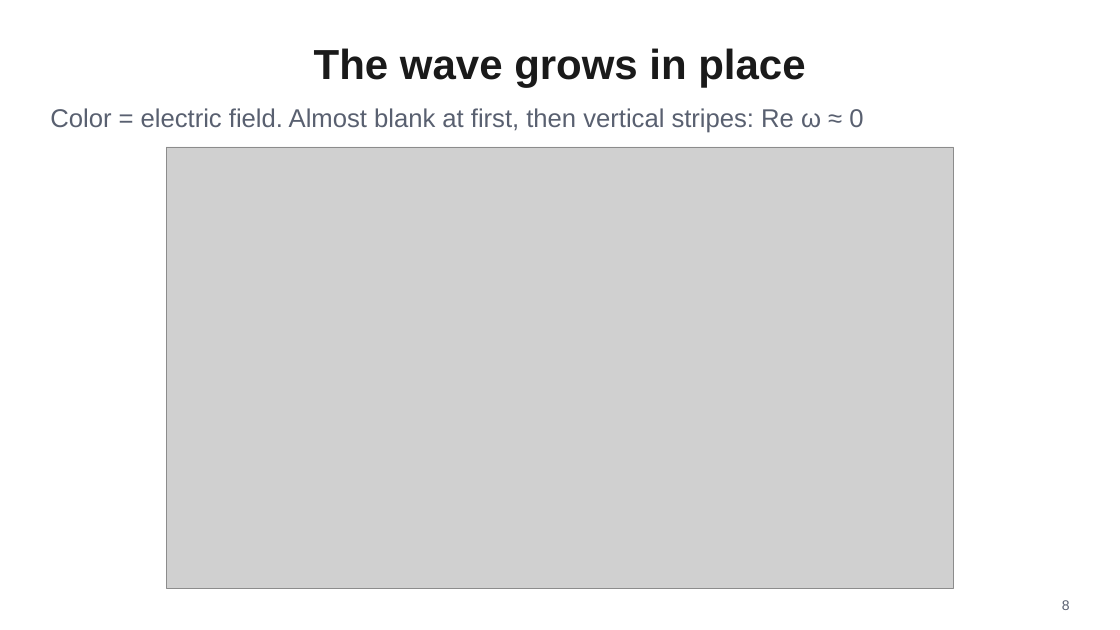
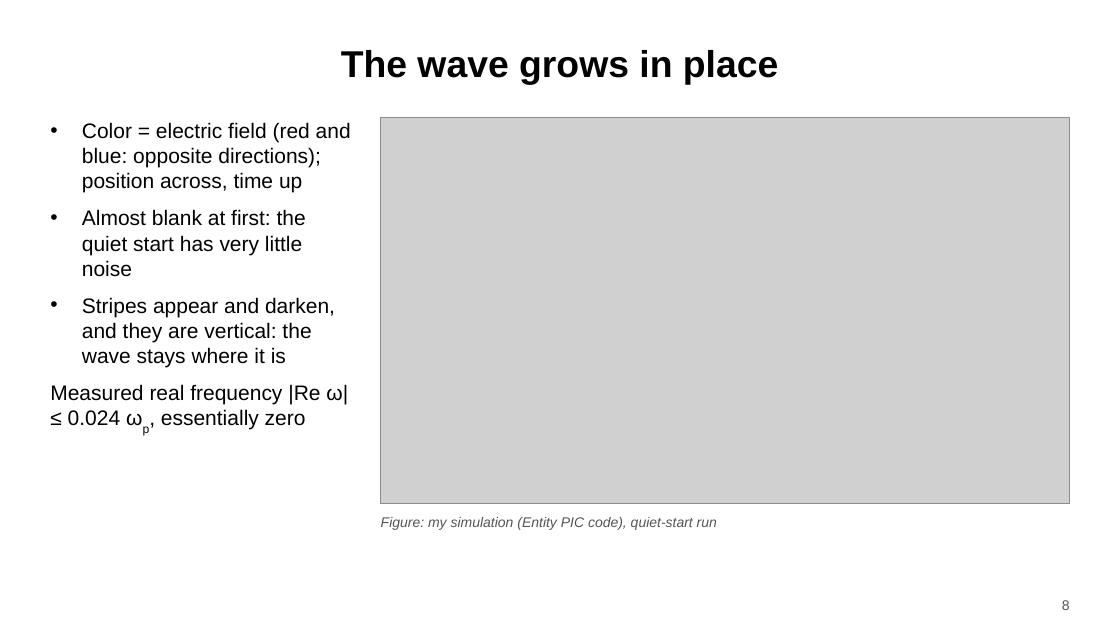
Before and after one commit to harry-wu-28/plasma, a slide deck: slide 8 of twostream/results/talk/twostream_talk.pptx. Drawn at 1120x630 pixels with LibreOffice and Linux fonts; fonts in the diff are those of the drawing; grey boxes stand for pictures. Boxes give left, top, right and bottom in pixels: in the first picture for what was removed or moved away, otherwise in the second. Text is boxed around its words. In the diff, an @@ line names an element or a change of style, - is before the commit and + after.

```diff
--- a/twostream/results/talk/twostream_talk.pptx
+++ b/twostream/results/talk/twostream_talk.pptx
@@ title "The wave grows in place" at <box>341,50,778,85</box>: size 36 to 32 pt, text colour #1A1A1A to #000000 @@
@@ text removed at <box>50,108,863,133</box> @@
-Color = electric field. Almost blank at first, then vertical stripes: Re ω ≈ 0
@@ picture added at <box>381,118,1070,503</box> @@
@@ text added at <box>50,122,351,430</box>, 18 pt, text #000000 @@
+• Color = electric field (red and blue: opposite directions); position across, time up
+• Almost blank at first: the quiet start has very little noise
+• Stripes appear and darken, and they are vertical: the wave stays where it is
+• Measured real frequency |Re ω| ≤ 0.024 ωp, essentially zero
@@ picture removed at <box>166,147,954,588</box> @@
@@ text added at <box>381,517,717,530</box>, 12 pt, text #555555, italic @@
+Figure: my simulation (Entity PIC code), quiet-start run
@@ page number at <box>1062,600,1070,610</box>: text colour #596070 to #555555 @@
```
Also in this commit, not shown: 17 other slides changed, 16 other files.
